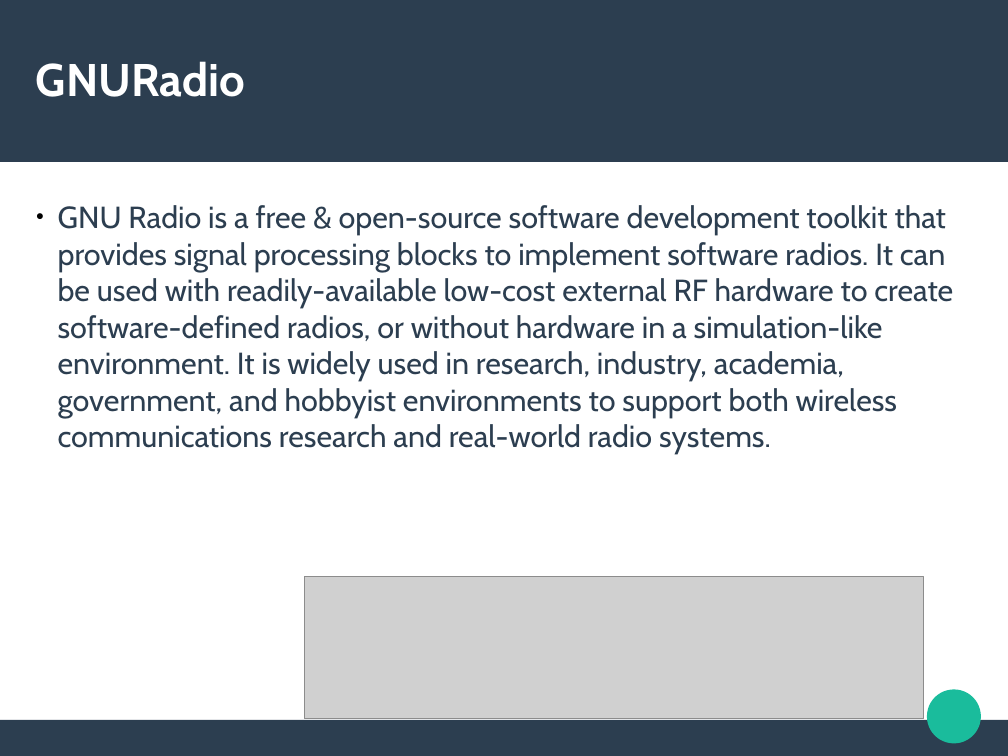
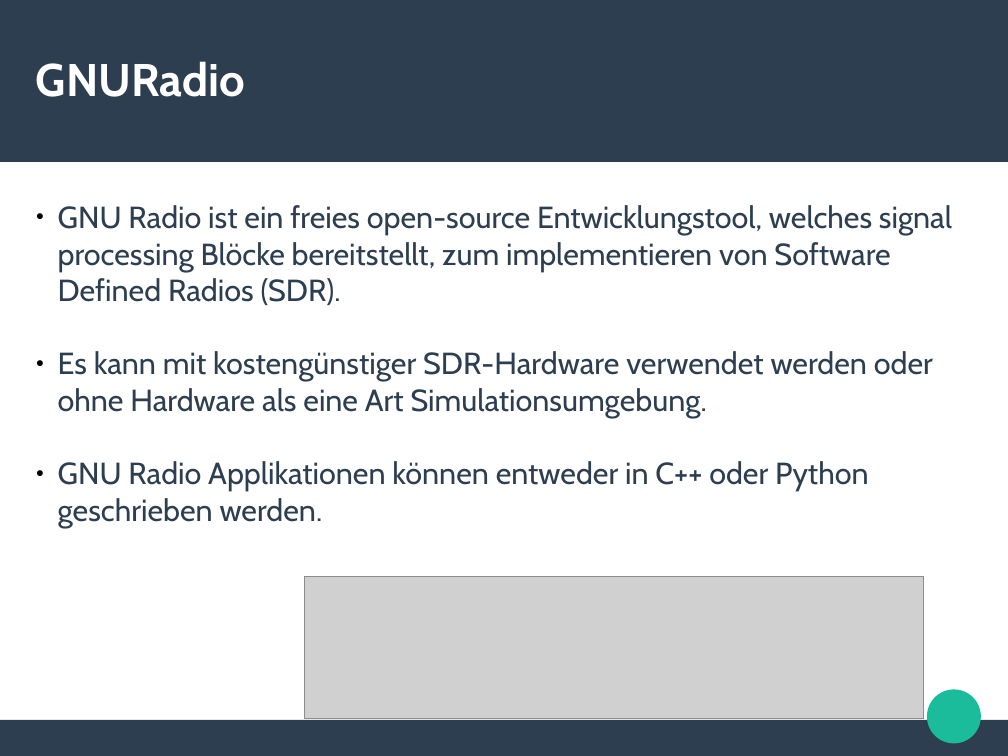
Before and after one commit to ookk2011/GrGsm-Gui, a slide deck: slide 16 of Präsentation_Projektarbeit.odp. Drawn at 1008x756 pixels with LibreOffice and Linux fonts; fonts in the diff are those of the drawing; grey boxes stand for pictures. Boxes give left, top, right and bottom in pixels: in the first picture for what was removed or moved away, otherwise in the second. Text is boxed around its words. In the diff, an @@ line names an element or a change of style, - is before the commit and + after.

```diff
--- a/Präsentation_Projektarbeit.odp
+++ b/Präsentation_Projektarbeit.odp
@@ subtitle at (58, 205, 952, 528): text changed @@
-● GNU Radio is a free & open-source software development toolkit that provides signal processing blocks to implement software radios. It can be used with readily-available low-cost external RF hardware to create software-defined radios, or without hardware in a simulation-like environment. It is widely used in research, industry, academia, government, and hobbyist environments to support both wireless communications research and real-world radio systems.
+● GNU Radio ist ein freies open-source Entwicklungstool, welches signal processing Blöcke bereitstellt, zum implementieren von Software Defined Radios (SDR).
+● Es kann mit kostengünstiger SDR-Hardware verwendet werden oder ohne Hardware als eine Art Simulationsumgebung.
+● GNU Radio Applikationen können entweder in C++ oder Python geschrieben werden.
```
Also in this commit, not shown: 1 other slide changed, 1 slide added, 1 slide removed.
